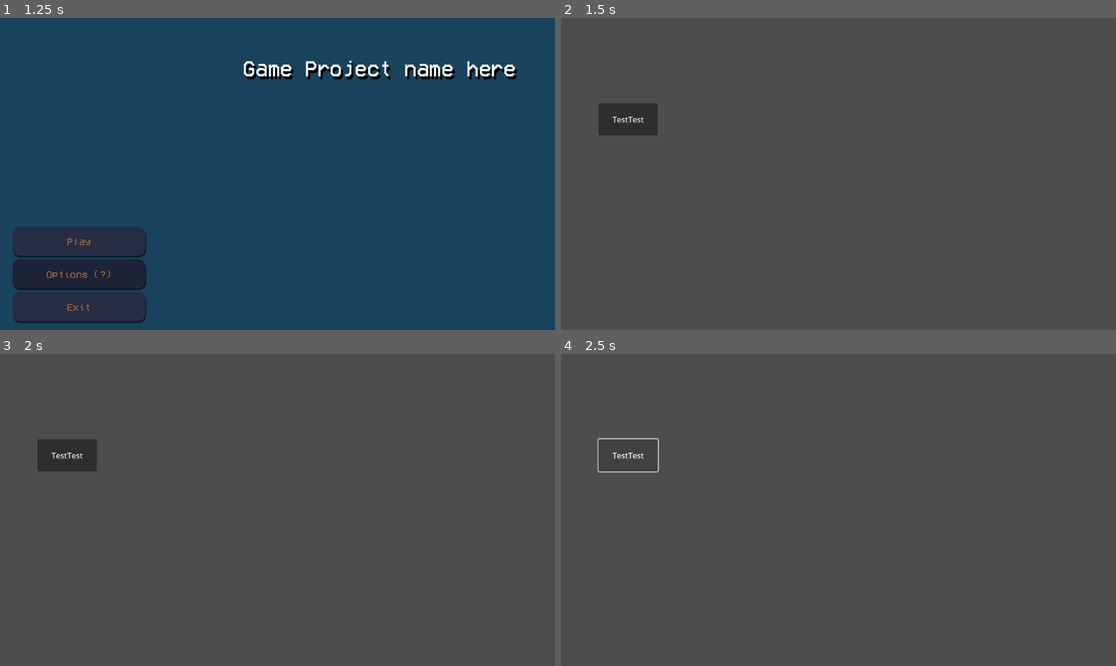
Above: before the commit, frames 1-4 (two rows, left to right).
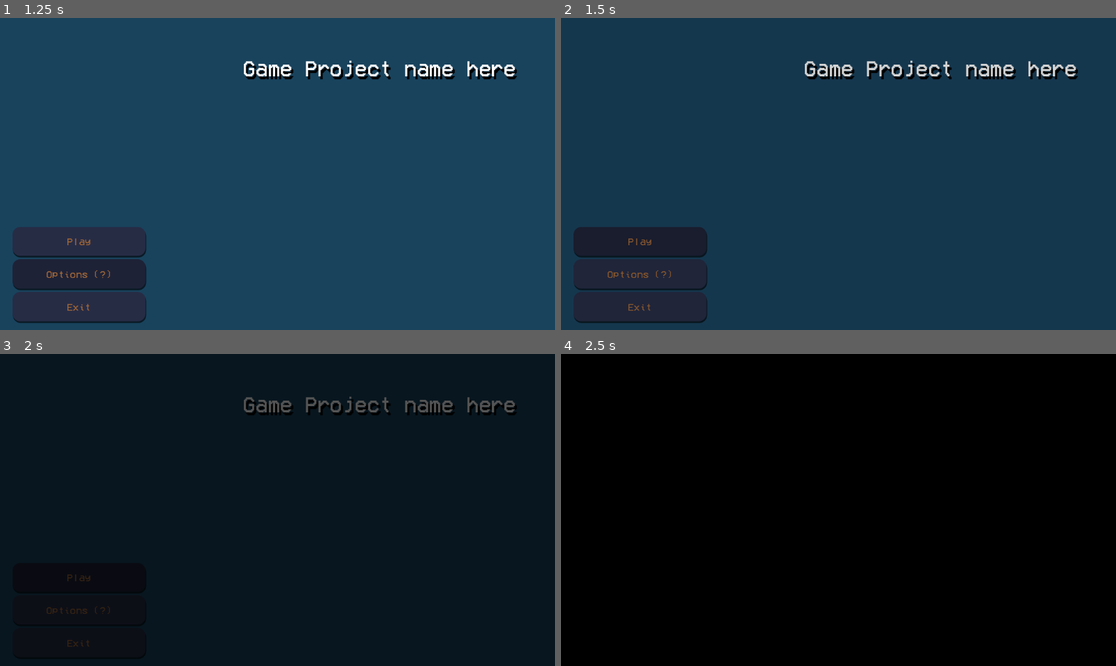
Above: after the commit, the same moments.

Repository: arch-jpg/eidsWi25
Game: Godot game, scene res://scenes/mainmenu/main_menu.tscn
Two runs of this game, one before a commit and one after it. Both use one fixed random seed, a clock stepped at 60 frames per second and the inputs below. The engine's default icon, where the game draws it, is replaced by a stand-in: a white triangle on a blue panel in a dark square.
Inputs:
- Up to frame 1 (1.25 s): click "Options (?)" at 0.5 s
- Up to frame 2 (1.5 s): click "Play" at 1.25 s
- Up to frame 3 (2 s): no input
- Up to frame 4 (2.5 s): click "TestTest" (after the commit: "Play") at 2 s

Frame 1 is identical in both runs. In frame 2, 100% of the frame differs, in the area x 0-100%, y 0-100%; in frame 3, 99%; in frame 4, 100%.

Commit message:
added more changes to player menu (#5)

Diff:
--- /dev/null
+++ b/scenes/mainmenu/fadetrans.tscn
@@ -0,0 +1,63 @@
+[gd_scene load_steps=5 format=3 uid="uid://cy6l4ofhi68v8"]
+
+[sub_resource type="Animation" id="Animation_ylego"]
+resource_name = "fade_in"
+tracks/0/type = "value"
+tracks/0/imported = false
+tracks/0/enabled = true
+tracks/0/path = NodePath(".:color")
+tracks/0/interp = 1
+tracks/0/loop_wrap = true
+tracks/0/keys = {
+"times": PackedFloat32Array(0, 1),
+"transitions": PackedFloat32Array(1, 1),
+"update": 0,
+"values": [Color(0, 0, 0, 1), Color(0, 0, 0, 0)]
+}
+
+[sub_resource type="Animation" id="Animation_1sq8r"]
+resource_name = "fade_out"
+tracks/0/type = "value"
+tracks/0/imported = false
+tracks/0/enabled = true
+tracks/0/path = NodePath(".:color")
+tracks/0/interp = 1
+tracks/0/loop_wrap = true
+tracks/0/keys = {
+"times": PackedFloat32Array(0, 1),
+"transitions": PackedFloat32Array(1, 1),
+"update": 0,
+"values": [Color(0, 0, 0, 0), Color(0, 0, 0, 1)]
+}
+
+[sub_resource type="Animation" id="Animation_x7rk4"]
+length = 0.001
+tracks/0/type = "value"
+tracks/0/imported = false
+tracks/0/enabled = true
+tracks/0/path = NodePath(".:color")
+tracks/0/interp = 1
+tracks/0/loop_wrap = true
+tracks/0/keys = {
+"times": PackedFloat32Array(0),
+"transitions": PackedFloat32Array(1),
+"update": 0,
+"values": [Color(0, 0, 0, 1)]
+}
+
+[sub_resource type="AnimationLibrary" id="AnimationLibrary_3iqsp"]
+_data = {
+&"RESET": SubResource("Animation_x7rk4"),
+&"fade_in": SubResource("Animation_ylego"),
+&"fade_out": SubResource("Animation_1sq8r")
+}
+
+[node name="ColorRect" type="ColorRect"]
+offset_right = 1161.0
+offset_bottom = 649.0
+color = Color(0, 0, 0, 1)
+
+[node name="AnimationPlayer" type="AnimationPlayer" parent="."]
+libraries = {
+&"": SubResource("AnimationLibrary_3iqsp")
+}
--- a/scenes/mainmenu/main_menu.gd
+++ b/scenes/mainmenu/main_menu.gd
@@ -1,14 +1,25 @@
 extends Control
 
+var button_type = null
 
 func _on_PLAY_pressed() -> void:
+	button_type="start"
+	$fadeout.show()
+	$fadeout/fade_timer.start()
+	$fadeout/AnimationPlayer.play("fade_out")
 	print("start pressed")
-	get_tree().change_scene_to_file("res://scenes/playermenu/player_menu.tscn")
 
 
 func _on_OPTIONS_pressed() -> void:
-	print("options pressed")
+	button_type="options"
 
 
 func _on_EXIT_pressed() -> void:
 	get_tree().quit()
+
+
+func _on_fade_timer_timeout() -> void:
+	if button_type == "start":
+		get_tree().change_scene_to_file("res://scenes/playermenu/player_menu.tscn")
+	elif button_type == "options":
+		print("optiions pressed")
--- a/scenes/mainmenu/main_menu.tscn
+++ b/scenes/mainmenu/main_menu.tscn
@@ -1,7 +1,8 @@
-[gd_scene load_steps=8 format=3 uid="uid://ccxy48ld0gno1"]
+[gd_scene load_steps=9 format=3 uid="uid://ccxy48ld0gno1"]
 
 [ext_resource type="FontFile" uid="uid://beym5dfo74cv0" path="res://scenes/mainmenu/VCR_OSD_MONO_1.001.ttf" id="1_06t4h"]
 [ext_resource type="Script" uid="uid://dfqwpg7tv4to5" path="res://scenes/mainmenu/main_menu.gd" id="1_7vrkn"]
+[ext_resource type="PackedScene" uid="uid://cy6l4ofhi68v8" path="res://scenes/mainmenu/fadetrans.tscn" id="3_jl081"]
 
 [sub_resource type="StyleBoxFlat" id="StyleBoxFlat_7vrkn"]
 bg_color = Color(0.100514, 0.260884, 0.366038, 1)
@@ -112,6 +113,14 @@
 horizontal_alignment = 1
 vertical_alignment = 1
 
+[node name="fadeout" parent="." instance=ExtResource("3_jl081")]
+visible = false
+layout_mode = 0
+mouse_filter = 2
+
+[node name="fade_timer" type="Timer" parent="fadeout"]
+
 [connection signal="pressed" from="VBoxContainer/Button" to="." method="_on_PLAY_pressed"]
 [connection signal="pressed" from="VBoxContainer/Button2" to="." method="_on_OPTIONS_pressed"]
 [connection signal="pressed" from="VBoxContainer/Button3" to="." method="_on_EXIT_pressed"]
+[connection signal="timeout" from="fadeout/fade_timer" to="." method="_on_fade_timer_timeout"]
--- a/scenes/playermenu/player_menu.gd
+++ b/scenes/playermenu/player_menu.gd
@@ -1,5 +1,19 @@
 extends Control
 
+func _ready() -> void:
+	$fadeout.show()
+	$fadeout/AnimationPlayer.play("fade_in")
 
-func _on_TEST_pressed() -> void:
-	print("Test passed")
+
+
+
+func _on_b_deck_pressed() -> void:
+	pass # Replace with function body.
+
+
+func _on_b_shop_pressed() -> void:
+	pass # Replace with function body.
+
+
+func _on_b_start_pressed() -> void:
+	pass # Replace with function body.
--- a/scenes/playermenu/player_menu.tscn
+++ b/scenes/playermenu/player_menu.tscn
@@ -1,22 +1,192 @@
-[gd_scene load_steps=2 format=3 uid="uid://c1qjjfnlrgi5h"]
+[gd_scene load_steps=17 format=3 uid="uid://c1qjjfnlrgi5h"]
 
-[ext_resource type="Script" uid="uid://bn62f7qb3f7gm" path="res://playermenu/player_menu.gd" id="1_j7qx3"]
+[ext_resource type="Script" uid="uid://bn62f7qb3f7gm" path="res://scenes/playermenu/player_menu.gd" id="1_j7qx3"]
+[ext_resource type="FontFile" uid="uid://beym5dfo74cv0" path="res://scenes/mainmenu/VCR_OSD_MONO_1.001.ttf" id="2_0pld1"]
+[ext_resource type="Texture2D" uid="uid://cy3ue3tni7ats" path="res://icon.svg" id="2_3u4t1"]
+[ext_resource type="PackedScene" uid="uid://cy6l4ofhi68v8" path="res://scenes/mainmenu/fadetrans.tscn" id="2_y7emd"]
+
+[sub_resource type="StyleBoxFlat" id="StyleBoxFlat_lg2sp"]
+bg_color = Color(0.101961, 0.262745, 0.364706, 1)
+
+[sub_resource type="StyleBoxEmpty" id="StyleBoxEmpty_45jli"]
+
+[sub_resource type="StyleBoxFlat" id="StyleBoxFlat_a5owh"]
+bg_color = Color(0.11689, 0.134855, 0.216135, 1)
+corner_radius_top_left = 16
+corner_radius_top_right = 16
+corner_radius_bottom_right = 16
+corner_radius_bottom_left = 16
+shadow_size = 1
+shadow_offset = Vector2(1, 3)
+
+[sub_resource type="StyleBoxFlat" id="StyleBoxFlat_b7r73"]
+bg_color = Color(0.0352319, 0.0445863, 0.0875517, 1)
+corner_radius_top_left = 16
+corner_radius_top_right = 16
+corner_radius_bottom_right = 16
+corner_radius_bottom_left = 16
+shadow_size = 1
+shadow_offset = Vector2(1, 3)
+
+[sub_resource type="StyleBoxFlat" id="StyleBoxFlat_ha4cb"]
+bg_color = Color(0.152941, 0.172549, 0.270588, 1)
+corner_radius_top_left = 16
+corner_radius_top_right = 16
+corner_radius_bottom_right = 16
+corner_radius_bottom_left = 16
+shadow_color = Color(0, 0, 0, 0.968627)
+shadow_size = 1
+shadow_offset = Vector2(1, 3)
+
+[sub_resource type="StyleBoxEmpty" id="StyleBoxEmpty_3u4t1"]
+
+[sub_resource type="StyleBoxFlat" id="StyleBoxFlat_52frx"]
+bg_color = Color(0.11689, 0.134855, 0.216135, 1)
+corner_radius_top_left = 16
+corner_radius_top_right = 16
+corner_radius_bottom_right = 16
+corner_radius_bottom_left = 16
+shadow_size = 1
+shadow_offset = Vector2(1, 3)
+
+[sub_resource type="StyleBoxFlat" id="StyleBoxFlat_45jli"]
+bg_color = Color(0.0352319, 0.0445863, 0.0875517, 1)
+corner_radius_top_left = 16
+corner_radius_top_right = 16
+corner_radius_bottom_right = 16
+corner_radius_bottom_left = 16
+shadow_size = 1
+shadow_offset = Vector2(1, 3)
+
+[sub_resource type="StyleBoxFlat" id="StyleBoxFlat_yxyjn"]
+bg_color = Color(0.152941, 0.172549, 0.270588, 1)
+corner_radius_top_left = 16
+corner_radius_top_right = 16
+corner_radius_bottom_right = 16
+corner_radius_bottom_left = 16
+shadow_size = 1
+shadow_offset = Vector2(1, 3)
+
+[sub_resource type="StyleBoxFlat" id="StyleBoxFlat_durv1"]
+bg_color = Color(0.152941, 0.172549, 0.270588, 1)
+corner_radius_top_left = 16
+corner_radius_top_right = 16
+corner_radius_bottom_right = 16
+corner_radius_bottom_left = 16
+shadow_size = 1
+shadow_offset = Vector2(1, 3)
+
+[sub_resource type="StyleBoxEmpty" id="StyleBoxEmpty_52frx"]
+
+[sub_resource type="StyleBoxFlat" id="StyleBoxFlat_tq5cb"]
+bg_color = Color(0.152941, 0.172549, 0.270588, 0.447059)
+corner_radius_top_left = 16
+corner_radius_top_right = 16
+corner_radius_bottom_right = 16
+corner_radius_bottom_left = 16
+shadow_color = Color(0, 0, 0, 0.192157)
+shadow_size = 1
+shadow_offset = Vector2(1, 3)
 
 [node name="PlayerMenu" type="Control"]
 layout_mode = 3
 anchors_preset = 15
 anchor_right = 1.0
 anchor_bottom = 1.0
+offset_left = 2.0
+offset_right = 2.0
 grow_horizontal = 2
 grow_vertical = 2
 script = ExtResource("1_j7qx3")
 
-[node name="Button" type="Button" parent="."]
+[node name="Panel" type="Panel" parent="."]
 layout_mode = 0
-offset_left = 78.0
-offset_top = 177.0
-offset_right = 201.0
-offset_bottom = 244.0
-text = "TestTest"
+offset_right = 1154.0
+offset_bottom = 651.0
+theme_override_styles/panel = SubResource("StyleBoxFlat_lg2sp")
 
-[connection signal="pressed" from="Button" to="." method="_on_TEST_pressed"]
+[node name="charshowcase" type="Sprite2D" parent="."]
+position = Vector2(937, 455)
+texture = ExtResource("2_3u4t1")
+
+[node name="b_deck" type="Button" parent="."]
+layout_mode = 0
+offset_left = 22.0
+offset_top = 22.0
+offset_right = 202.0
+offset_bottom = 99.0
+size_flags_vertical = 3
+theme_override_colors/font_hover_color = Color(0.615686, 0.396078, 0.215686, 1)
+theme_override_colors/font_color = Color(0.615133, 0.397776, 0.217245, 1)
+theme_override_colors/font_pressed_color = Color(1, 1, 1, 1)
+theme_override_fonts/font = ExtResource("2_0pld1")
+theme_override_font_sizes/font_size = 21
+theme_override_styles/focus = SubResource("StyleBoxEmpty_45jli")
+theme_override_styles/hover = SubResource("StyleBoxFlat_a5owh")
+theme_override_styles/pressed = SubResource("StyleBoxFlat_b7r73")
+theme_override_styles/normal = SubResource("StyleBoxFlat_ha4cb")
+text = "View Deck"
+
+[node name="b_shop" type="Button" parent="."]
+layout_mode = 0
+offset_left = 24.0
+offset_top = 114.0
+offset_right = 204.0
+offset_bottom = 191.0
+size_flags_vertical = 3
+theme_override_colors/font_hover_color = Color(0.615686, 0.396078, 0.215686, 1)
+theme_override_colors/font_color = Color(0.615133, 0.397776, 0.217245, 1)
+theme_override_colors/font_pressed_color = Color(1, 1, 1, 1)
+theme_override_fonts/font = ExtResource("2_0pld1")
+theme_override_font_sizes/font_size = 21
+theme_override_styles/focus = SubResource("StyleBoxEmpty_3u4t1")
+theme_override_styles/hover = SubResource("StyleBoxFlat_52frx")
+theme_override_styles/pressed = SubResource("StyleBoxFlat_45jli")
+theme_override_styles/normal = SubResource("StyleBoxFlat_yxyjn")
+text = "View shop"
+
+[node name="b_start" type="Button" parent="."]
+layout_mode = 0
+offset_left = 16.0
+offset_top = 556.0
+offset_right = 196.0
+offset_bottom = 633.0
+size_flags_vertical = 3
+theme_override_colors/font_hover_color = Color(0.615686, 0.396078, 0.215686, 1)
+theme_override_colors/font_color = Color(0.615133, 0.397776, 0.217245, 1)
+theme_override_colors/font_pressed_color = Color(1, 1, 1, 1)
+theme_override_fonts/font = ExtResource("2_0pld1")
+theme_override_font_sizes/font_size = 21
+theme_override_styles/focus = SubResource("StyleBoxEmpty_3u4t1")
+theme_override_styles/hover = SubResource("StyleBoxFlat_52frx")
+theme_override_styles/pressed = SubResource("StyleBoxFlat_45jli")
+theme_override_styles/normal = SubResource("StyleBoxFlat_durv1")
+text = "Start run"
+
+[node name="b_change_char" type="Button" parent="."]
+layout_mode = 0
+offset_left = 815.0
+offset_top = 320.0
+offset_right = 1042.0
+offset_bottom = 378.0
+size_flags_vertical = 3
+theme_override_colors/font_hover_color = Color(0.615686, 0.396078, 0.215686, 1)
+theme_override_colors/font_color = Color(0.615133, 0.397776, 0.217245, 1)
+theme_override_colors/font_pressed_color = Color(1, 1, 1, 1)
+theme_override_fonts/font = ExtResource("2_0pld1")
+theme_override_font_sizes/font_size = 21
+theme_override_styles/focus = SubResource("StyleBoxEmpty_52frx")
+theme_override_styles/hover = SubResource("StyleBoxFlat_52frx")
+theme_override_styles/pressed = SubResource("StyleBoxFlat_45jli")
+theme_override_styles/normal = SubResource("StyleBoxFlat_tq5cb")
+text = "change character"
+
+[node name="fadeout" parent="." instance=ExtResource("2_y7emd")]
+visible = false
+layout_mode = 0
+mouse_filter = 2
+
+[connection signal="pressed" from="b_deck" to="." method="_on_b_deck_pressed"]
+[connection signal="pressed" from="b_shop" to="." method="_on_b_shop_pressed"]
+[connection signal="pressed" from="b_start" to="." method="_on_b_start_pressed"]
+[connection signal="pressed" from="b_change_char" to="." method="_on_b_start_pressed"]
